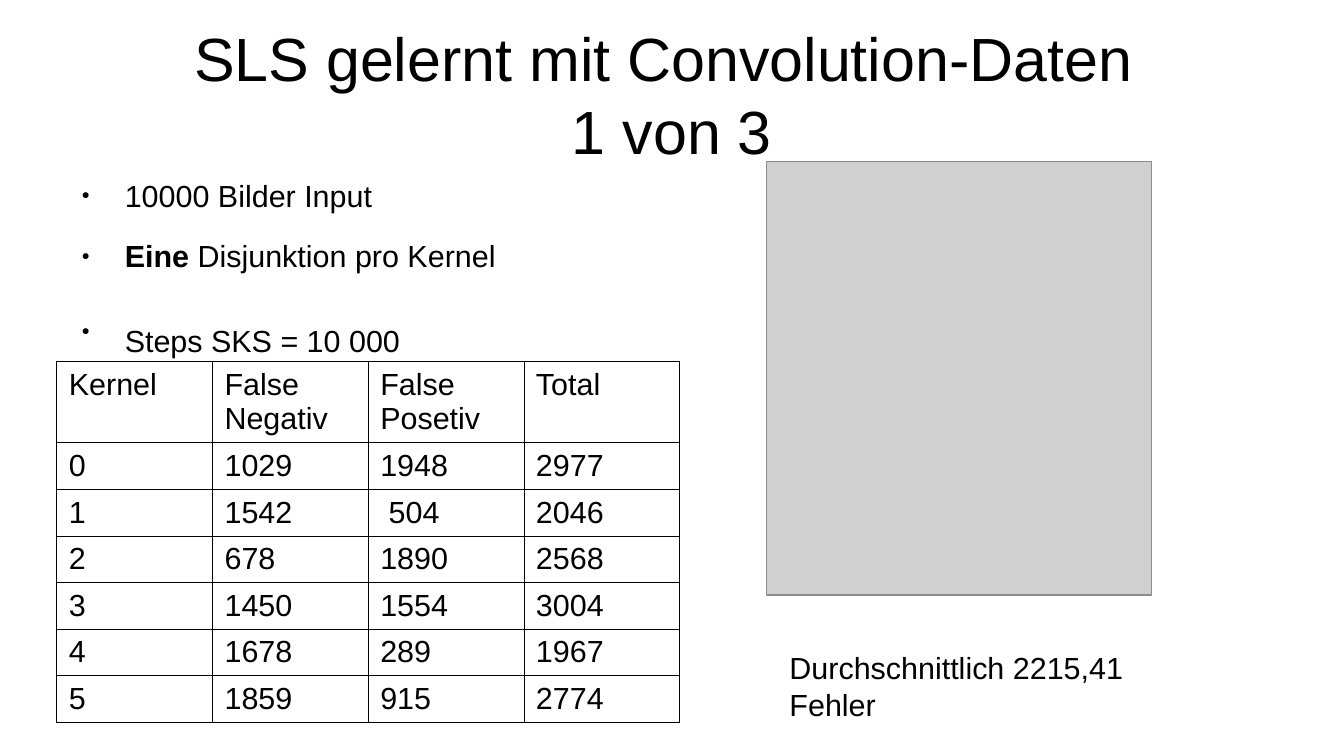
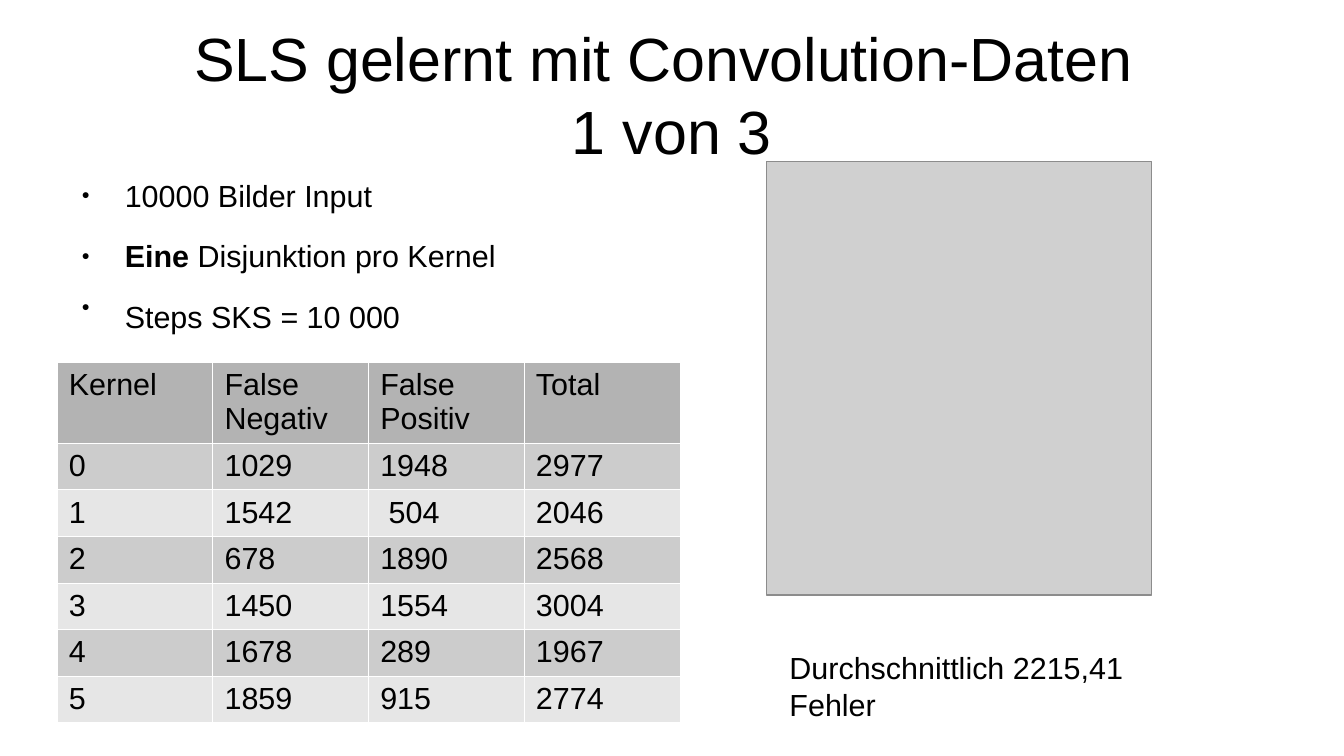
Before and after one commit to wwjbrugger/DCDL_smaller, a slide deck: slide 15 of Zwischenergebnisse/Zwischenergebnisse.odp. Drawn at 1344x756 pixels with LibreOffice and Linux fonts; fonts in the diff are those of the drawing; grey boxes stand for pictures. Boxes give left, top, right and bottom in pixels: in the first picture for what was removed or moved away, otherwise in the second. Text is boxed around its words. In the diff, an @@ line names an element or a change of style, - is before the commit and + after.

```diff
--- a/Zwischenergebnisse/Zwischenergebnisse.odp
+++ b/Zwischenergebnisse/Zwischenergebnisse.odp
@@ text at [125,306,400,334]: less space between paragraphs @@
@@ table at [57,362,682,723] @@
-row 1, column 3: False Posetiv
+row 1, column 3: False Positiv
@@ fill none to #B3B3B3 in row 1 @@
@@ fill none to #CCCCCC in 12 cells @@
@@ fill none to #E6E6E6 in 12 cells @@
@@ borders changed @@
```
Also in this commit, not shown: 18 other slides changed, 2 slides added, 3 other files.
